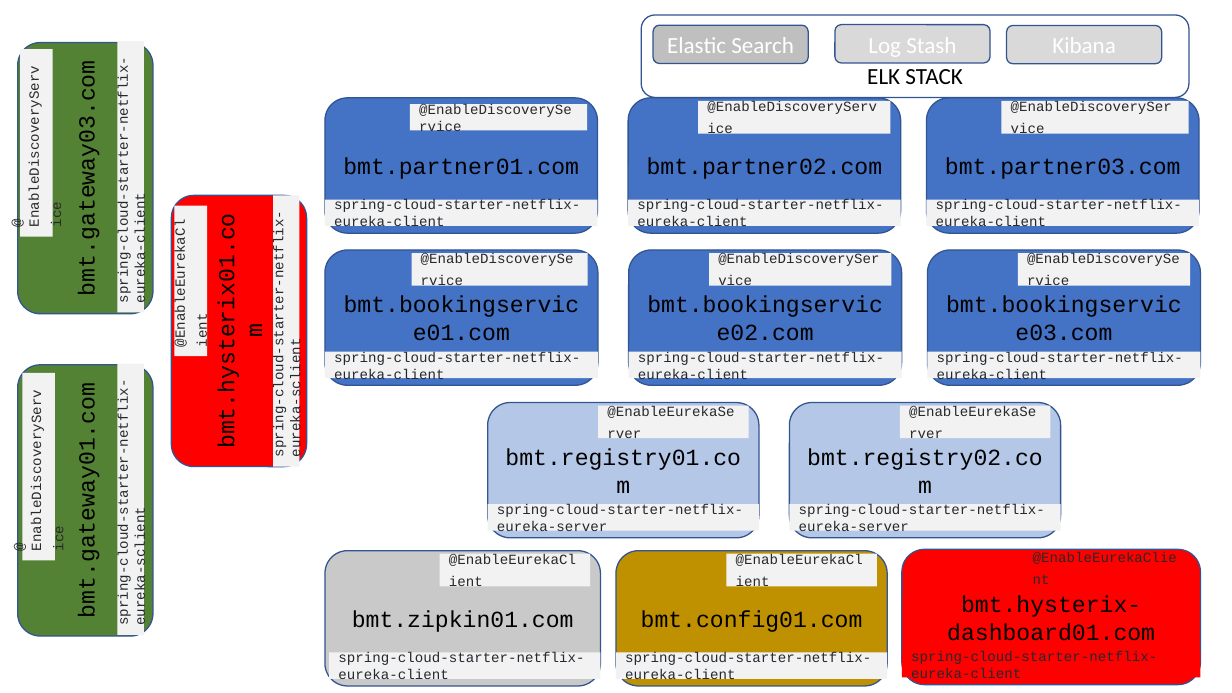
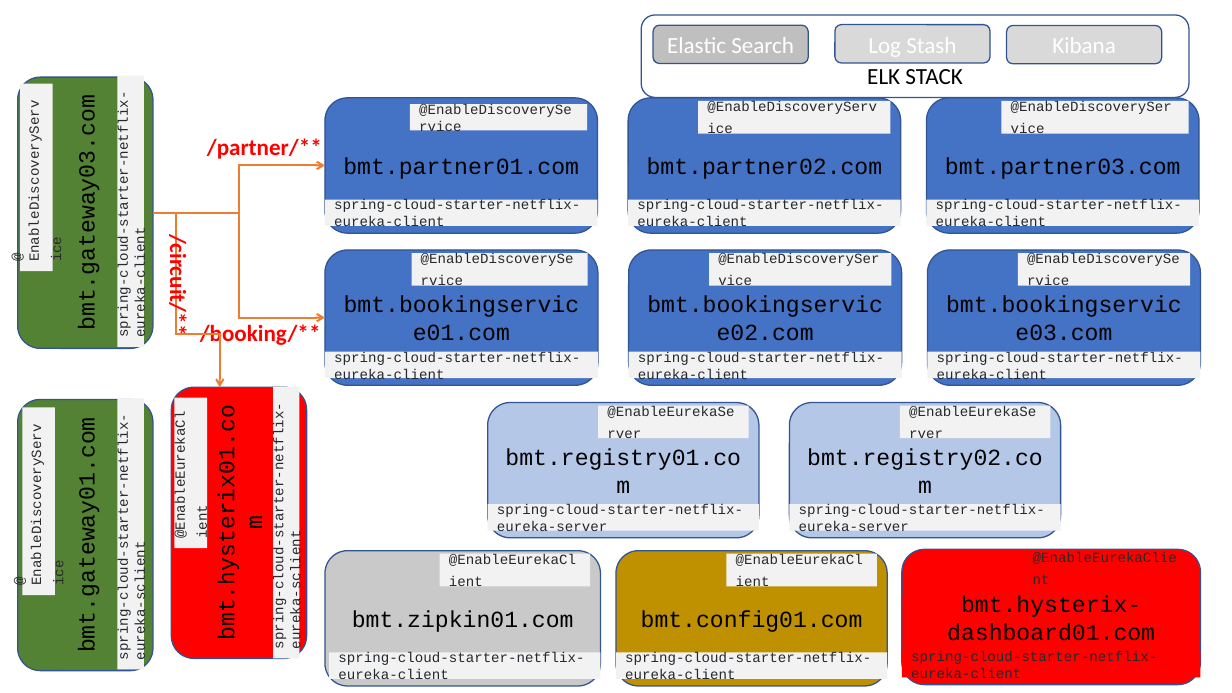
Before and after one commit to rkumar-bengaluru/algoes, a slide deck: slide 3 of src/spring/spring.boot.pptx. Drawn at 1232x693 pixels with LibreOffice and Linux fonts; fonts in the diff are those of the drawing. Boxes give left, top, right and bottom in pixels: in the first picture for what was removed or moved away, otherwise in the second. Text is boxed around its words. In the diff, an @@ line names an element or a change of style, - is before the commit and + after.

```diff
--- a/src/spring/spring.boot.pptx
+++ b/src/spring/spring.boot.pptx
@@ text added at <box>207,138,322,162</box>, 18 pt, text #FF0000, bold @@
+/partner/**
@@ elbow arrow added from (153, 213) to (325, 165), #ED7D31 1.5 pt @@
@@ elbow arrow added from (153, 213) to (325, 318), #ED7D31 1.5 pt @@
@@ elbow arrow added from (153, 213) to (220, 387), #ED7D31 1.5 pt @@
@@ text added at <box>164,244,192,332</box>, 18 pt, text #FF0000, bold @@
+/circuit/**
@@ text added at <box>200,324,321,348</box>, 18 pt, text #FF0000, bold @@
+/booking/**
@@ 4 rectangles, 2 rounded rectangles: place and size @@
-4 rectangles, 2 rounded rectangles at <box>18,41,153,636</box>
+4 rectangles, 2 rounded rectangles at <box>18,75,153,671</box>
@@ 2 rectangles, 1 rounded rectangle: place and size @@
-2 rectangles, 1 rounded rectangle at <box>172,195,307,467</box>
+2 rectangles, 1 rounded rectangle at <box>172,387,307,659</box>
```
Also in this commit, not shown: 2 slides added, 1 slide removed, 5 other files.
